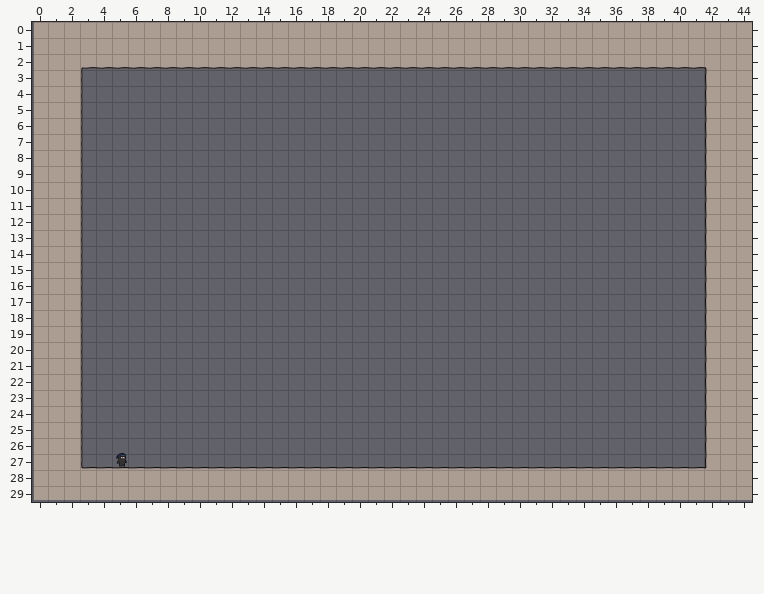
Two versions of a level (Tiled map, raw/levelconverter/maps/n_leer.tmx). This is how it looked before the edit.
Cells are 40x40 px. Shown: x 0..44, y 0..29.
The result:
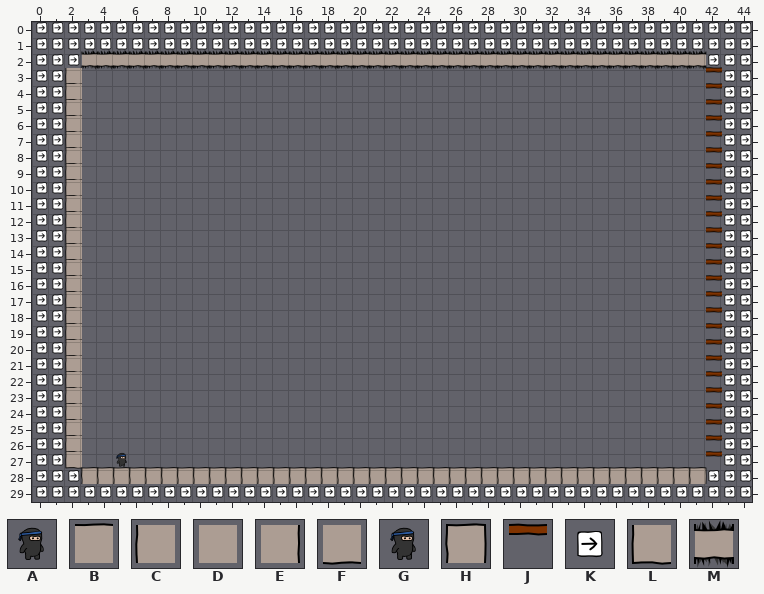
Key: from "objectpalette": A 0; from "tiles6_gapped": B 7, C 12, D 13, E 14, F 19, G 46; from "world1": H 9, J 16, K 17, L 18, M 25.
_ is an empty cell.
Tiles of an added or newly shown layer are drawn over the layers below it.
Difference:
Layer "bg":
y 0..1: x 0..44 DDDDDDDDDDDDDDDDDDDDDDDDDDDDDDDDDDDDDDDDDDDDD -> KKKKKKKKKKKKKKKKKKKKKKKKKKKKKKKKKKKKKKKKKKKKK
y 2: x 0..44 DDDFFFFFFFFFFFFFFFFFFFFFFFFFFFFFFFFFFFFFFFDDD -> KKKMMMMMMMMMMMMMMMMMMMMMMMMMMMMMMMMMMMMMMMKKK
y 3..26: x 0..2 DDE -> KKL; x 42..44 CDD -> JKK
y 27: x 0..2 DDE -> KKL; x 5 G -> _; x 42..44 CDD -> JKK
y 28: x 0..44 DDDBBBBBBBBBBBBBBBBBBBBBBBBBBBBBBBBBBBBBBBDDD -> KKKHHHHHHHHHHHHHHHHHHHHHHHHHHHHHHHHHHHHHHHKKK
y 29: x 0..44 DDDDDDDDDDDDDDDDDDDDDDDDDDDDDDDDDDDDDDDDDDDDD -> KKKKKKKKKKKKKKKKKKKKKKKKKKKKKKKKKKKKKKKKKKKKK
Layer "objects" (added):
y 27: x 5 _ -> A
Where, in picture pixels (left, top, right, bottom), the same in both pictures:
changed: (34, 22, 752, 500)
